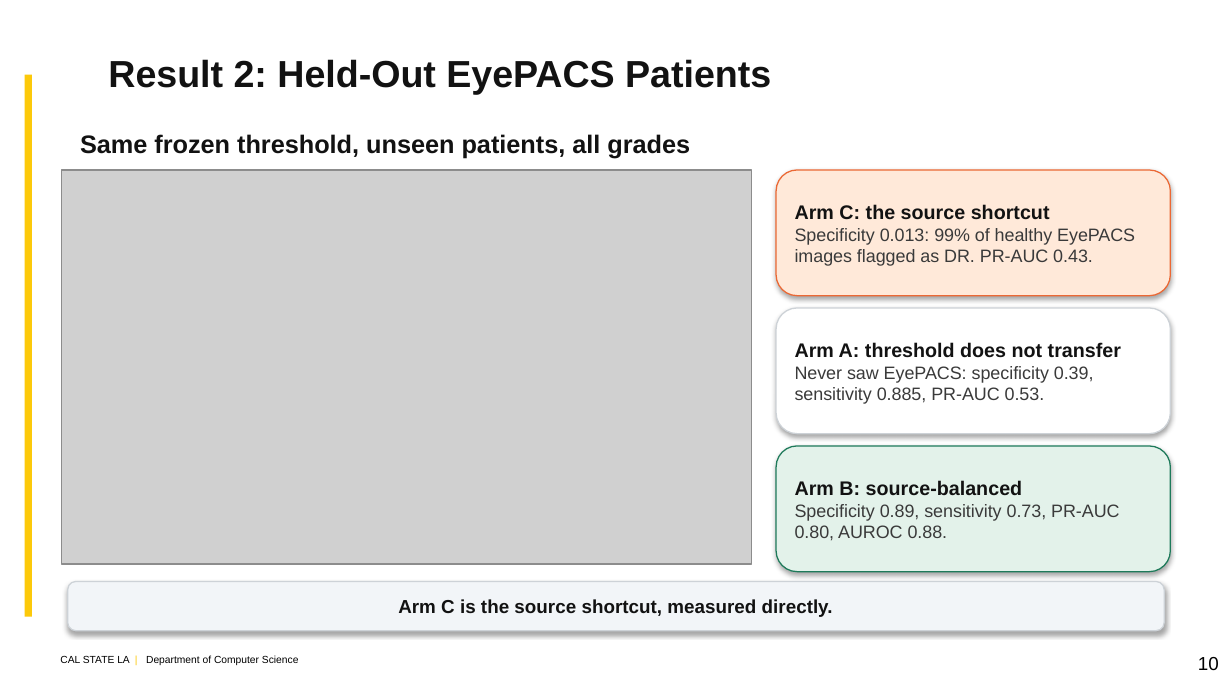
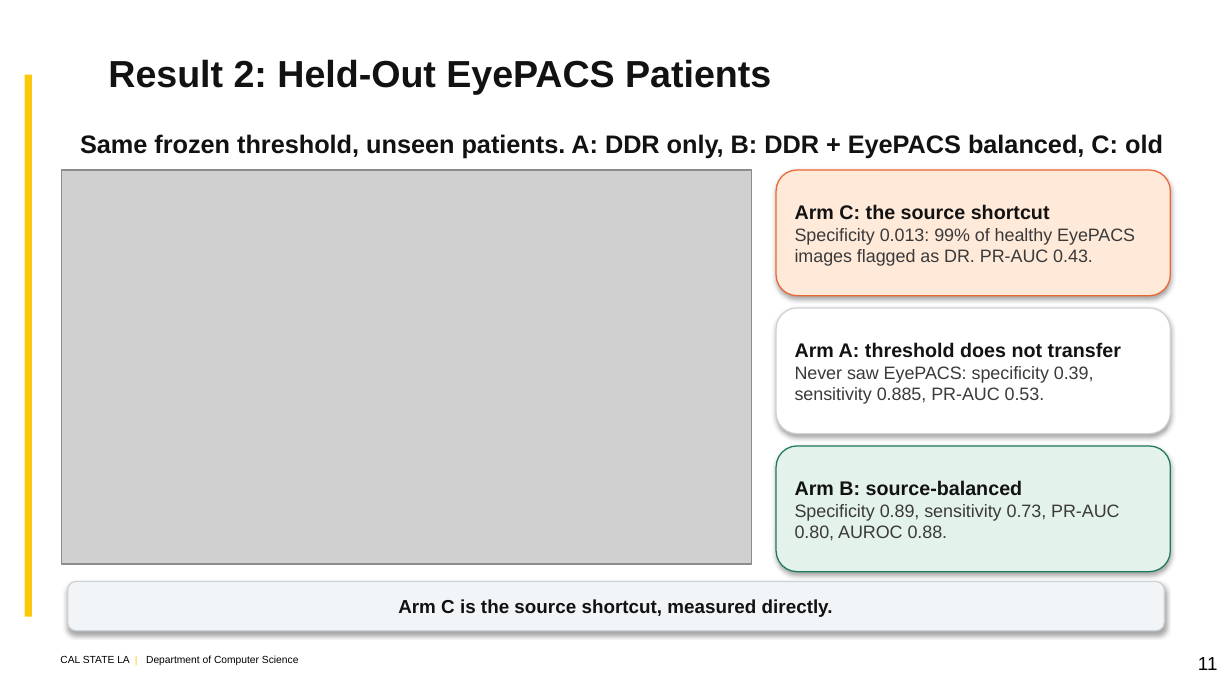
Before and after one commit to kazimab1/Early-DR, a slide deck: slide 11 of DR_Thesis_20min_v5.pptx (slide 10 before the commit). Drawn at 1232x693 pixels with LibreOffice and Linux fonts; fonts in the diff are those of the drawing; grey boxes stand for pictures; background and template pictures are left out. Boxes give left, top, right and bottom in pixels: in the first picture for what was removed or moved away, otherwise in the second. Text is boxed around its words. In the diff, an @@ line names an element or a change of style, - is before the commit and + after.

```diff
--- a/DR_Thesis_20min_v5.pptx
+++ b/DR_Thesis_20min_v5.pptx
@@ text at box(80, 134, 1163, 159): text changed @@
-Same frozen threshold, unseen patients, all grades
+Same frozen threshold, unseen patients. A: DDR only, B: DDR + EyePACS balanced, C: old merge
@@ text at box(1198, 657, 1218, 670): text changed @@
-10
+11
```
Also in this commit, not shown: 15 other slides changed, 1 slide added, 8 other files.
